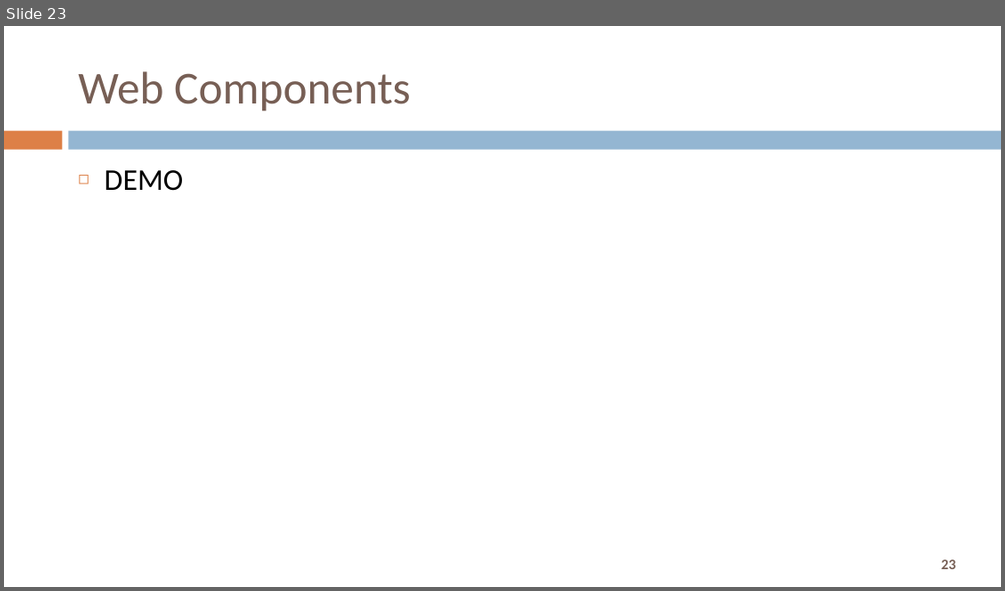
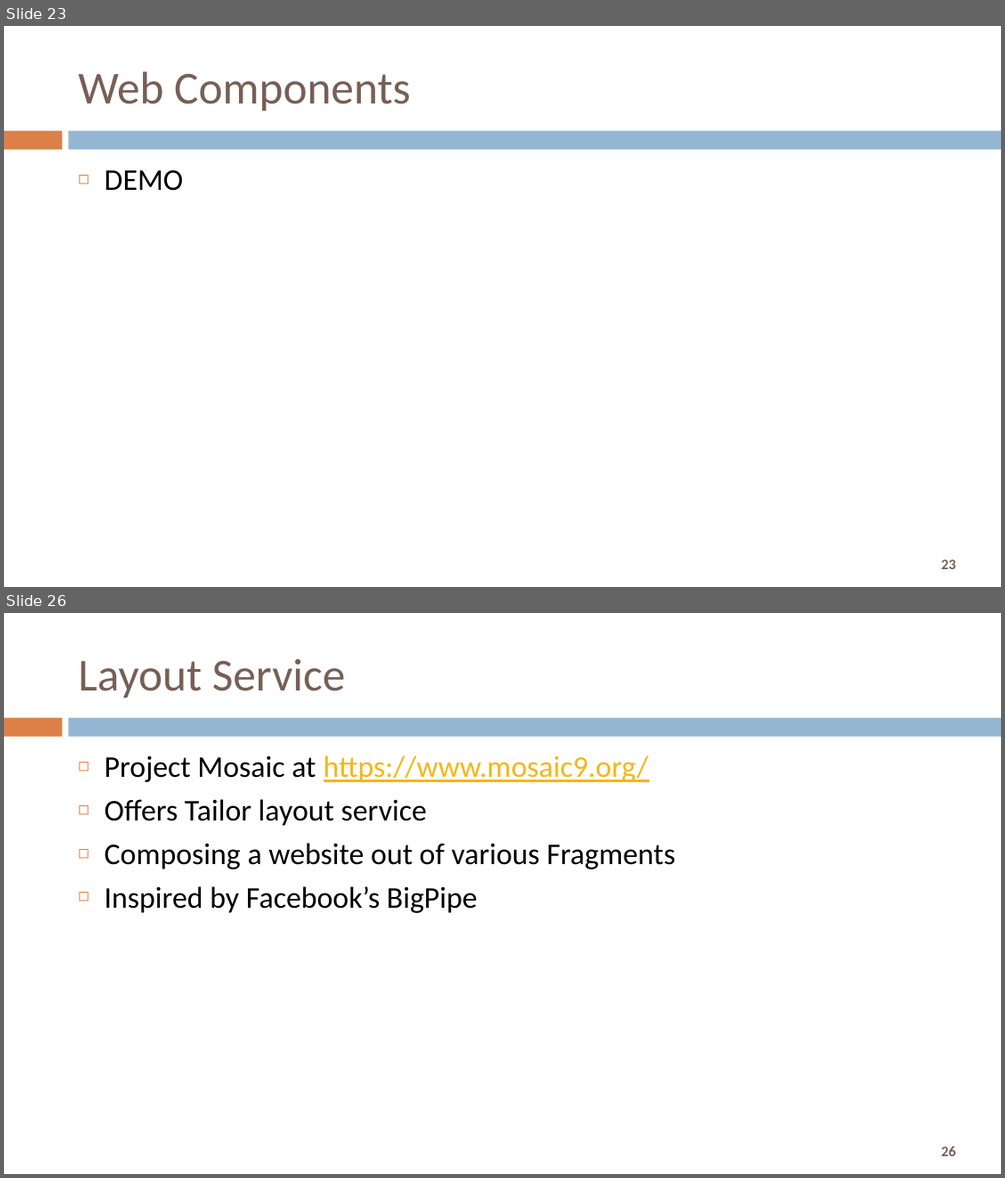
Before and after one commit to Trainologic/devjam2018, a slide deck: Micro Front Ends.pptx. Shown one above the other, each under a label of ours: slide 23 before the commit, slides 23 and 26 after it; the slides between them are not shown. The pictures are 1005x591 and 1005x1178 pixels, drawn with LibreOffice and Linux fonts; fonts in the diff are those of the drawing. Boxes give left, top, right and bottom in pixels: in the first picture for what was removed or moved away, otherwise in the second. Text is boxed around its words. In the diff, an @@ line names an element or a change of style, - is before the commit and + after.

```diff
--- a/Micro Front Ends.pptx
+++ b/Micro Front Ends.pptx
@@ slide 26 added at [4,613,1001,1174], background #FFFFFF; not listed: 3 template elements that a slide beside it also shows @@
@@ title added at [78,659,345,698], 44 pt, text #775F55 @@
+Layout Service
@@ text added at [105,755,676,913], 29 pt, text #000000 @@
+◻ Project Mosaic at https://www.mosaic9.org/
+◻ Offers Tailor layout service
+◻ Composing a website out of various Fragments
+◻ Inspired by Facebook’s BigPipe
```
Also in this commit, not shown: 3 slides changed, 2 other slides added.
